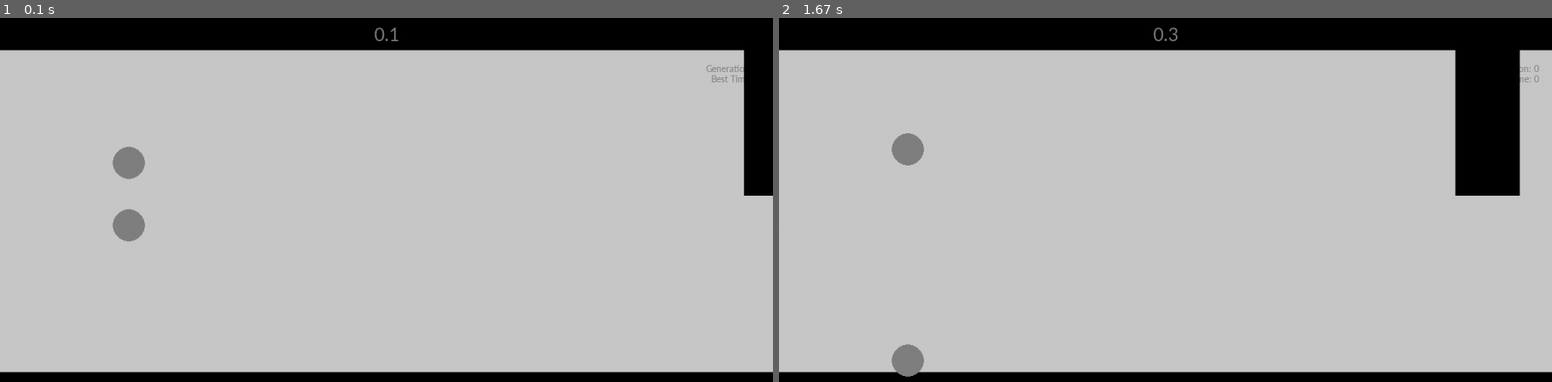
Above: before the commit, frames 1-2 (left to right).
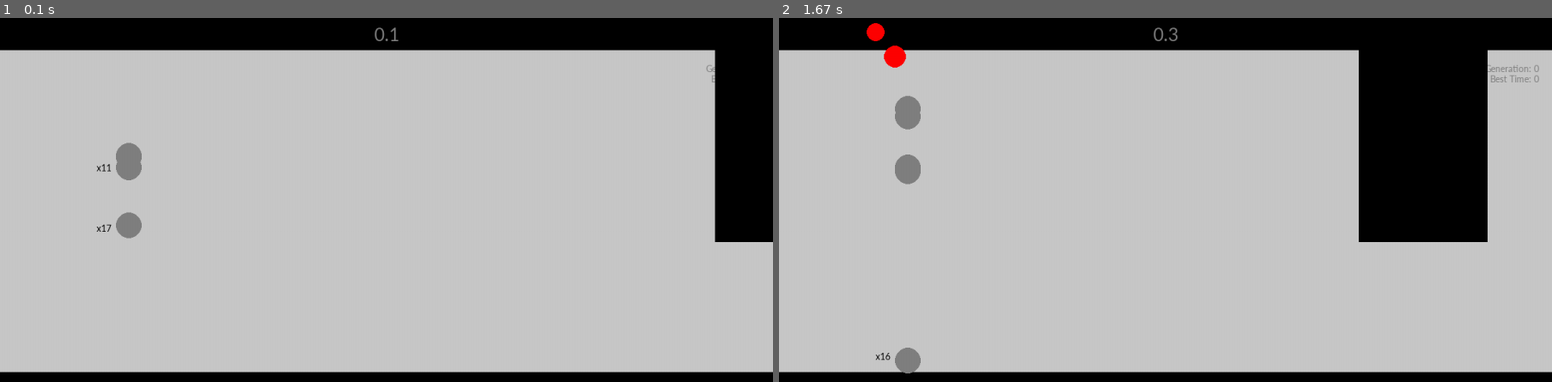
Above: after the commit, the same moments.

Repository: philmuri/GA-project
Game: pygame game, started from main.py
Two runs of this game, one before a commit and one after it. Both use one fixed random seed, a clock stepped at 60 frames per second and the inputs below.
Inputs:
- Up to frame 1 (0.1 s): no input
- Up to frame 2 (1.67 s): tap P at 0.33 s

The runs differ from the first frame. In frame 1, 2.7% of the frame differs, in the area x 12-100%, y 8-62%; in frame 2, 9.9%, in the area x 11-96%, y 1-99%.

Commit message:
feat: added a neat overlap count display for overlapping players in AI-mode

Diff:
--- a/constants.py
+++ b/constants.py
@@ -2,21 +2,21 @@
 WIDTH = 1200
 HEIGHT = 600
 BASE_HEIGHT = 50
-OBSTACLE_WIDTH = 100
-OBSTACLE_HEIGHT_MIN = 50
-OBSTACLE_HEIGHT_MAX = 300
+OBSTACLE_WIDTH = 200
+OBSTACLE_HEIGHT_MIN = 250
+OBSTACLE_HEIGHT_MAX = 350
 BG_COLOR = (200, 200, 200)
 BASE_COLOR = (0, 0, 0)
 OBSTACLE_COLOR = (0, 0, 0)
 
 PLAYER_START_POS = 200
 PLAYER_START_HEIGHT = HEIGHT // 2
-PLAYER_RADIUS = 25
+PLAYER_RADIUS = 20
 PLAYER_JUMP_COOLDOWN = 0.25
 PLAYER_COLOR = (128, 128, 128)
 PLAYER_DEATH_COLOR = (255, 0, 0)
 
-OBSTACLE_SPEED = 5
+OBSTACLE_SPEED = 10
 GRAVITY = 0.5
 JUMP_FORCE = -10
 GAME_FPS = 90
@@ -27,7 +27,7 @@
 
 # Constants: AI
 is_AI = True
-POPULATION_SIZE = 3
+POPULATION_SIZE = 30
 MUTATION_RATE = 0.5
 MUTATION_SIZE = 1
 KEEP_PARENTS = 2
--- a/main.py
+++ b/main.py
@@ -66,6 +66,33 @@
     pass
 
 
+def check_overlap(player1: Player, player2: Player) -> bool:
+    return all([player1.y == player2.y])
+
+
+def display_overlaps(screen, population: List[Player], min_overlaps: int) -> None:
+    # NOTE: This is ~O(n^2) (no overlaps) and up to ~O(n^3) (many overlaps)
+    overlap_groups = []
+    text_pos_registry = set()
+    for i in range(len(population)):
+        overlap_group = [population[i]]
+
+        for j in range(i+1, len(population)):
+            if check_overlap(population[i], population[j]):
+                overlap_group.append(population[j])
+
+        if len(overlap_group) > min_overlaps:
+            overlap_groups.append(overlap_group)
+
+    for group in overlap_groups:
+        text_pos = (group[0].x - 2.5 * group[0].radius,
+                    group[0].y)
+        if text_pos not in text_pos_registry:
+            text = font.render(f"x{len(group)}", True, c.OBSTACLE_COLOR)
+            screen.blit(text, text_pos)
+            text_pos_registry.add(text_pos)
+
+
 def render_timer(screen, generation_clock: float) -> None:
     font = pg.font.SysFont(c.FONT_TYPE, c.FONT_SIZE * 2)
     text = font.render(f"{generation_clock:.1f}", True, c.FONT_COLOR)
@@ -113,6 +140,7 @@
             # - Update and Draw Players + Obstacle -
             obstacle.update()
             if c.is_AI:
+                display_overlaps(screen, population=population, min_overlaps=2)
                 for _ in population:
                     _.update(obstacle)
                     _.draw(screen)
--- a/player.py
+++ b/player.py
@@ -18,11 +18,12 @@
         self.is_AI = is_AI
         # AI-only attributes:
         if self.is_AI:
-            self.dy = 0
+            self.dy_bottom = 0
+            self.dy_top = 0
             self.dx = 0
             # NOTE: consider removing since it is directly correlated with self.vy
             self.jump_power = -10
-            self.weights_input = np.random.normal(0, scale=0.1, size=(4, 3))
+            self.weights_input = np.random.normal(0, scale=0.1, size=(6, 3))
             self.weights_hidden = np.random.normal(0, scale=0.1, size=(3, 1))
 
     def draw(self, screen) -> None:  # NOTE: Possibly implement in main instead
@@ -82,12 +83,19 @@
         """
         Updates player distances to ceiling and obstacles (AI player vision)
         """
-        self.dy = self.y - obstacle.y  # NOTE: Think about this more
         self.dx = obstacle.x - self.x
+        # NOTE: Think more about the stuff below. Draw sketch
+        if obstacle.category == 'bottom':
+            self.dy_top = self.y - BASE_HEIGHT
+            self.dy_bottom = obstacle.y - self.y
+        else:
+            self.dy_top = obstacle.y - self.y
+            self.dy_bottom = HEIGHT - self.y
 
     def NN_jump(self):
         bias = -0.5  # NOTE: Just -0.5 for now
-        genes = [self.y, self.vy, self.dy, self.jump_power]
+        genes = [self.y, self.vy, self.dx,
+                 self.dy_bottom, self.dy_top, self.jump_power]
         hidden_layer_in = np.dot(genes, self.weights_input)
         hidden_layer_out = self.sigmoid(hidden_layer_in)
         output_layer_in = np.dot(hidden_layer_out, self.weights_hidden)
